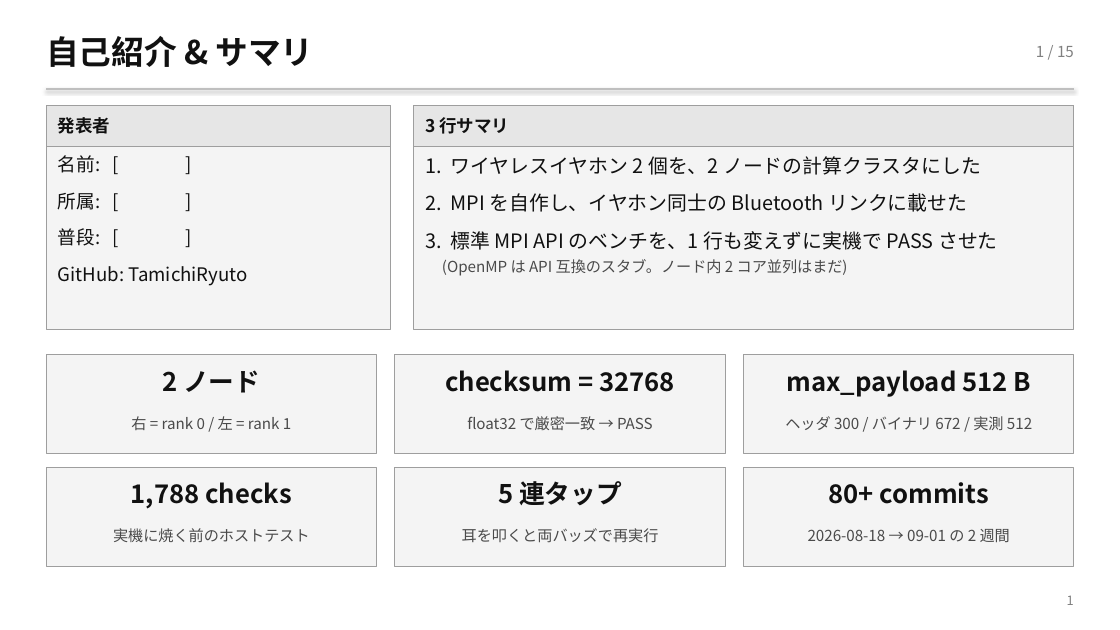
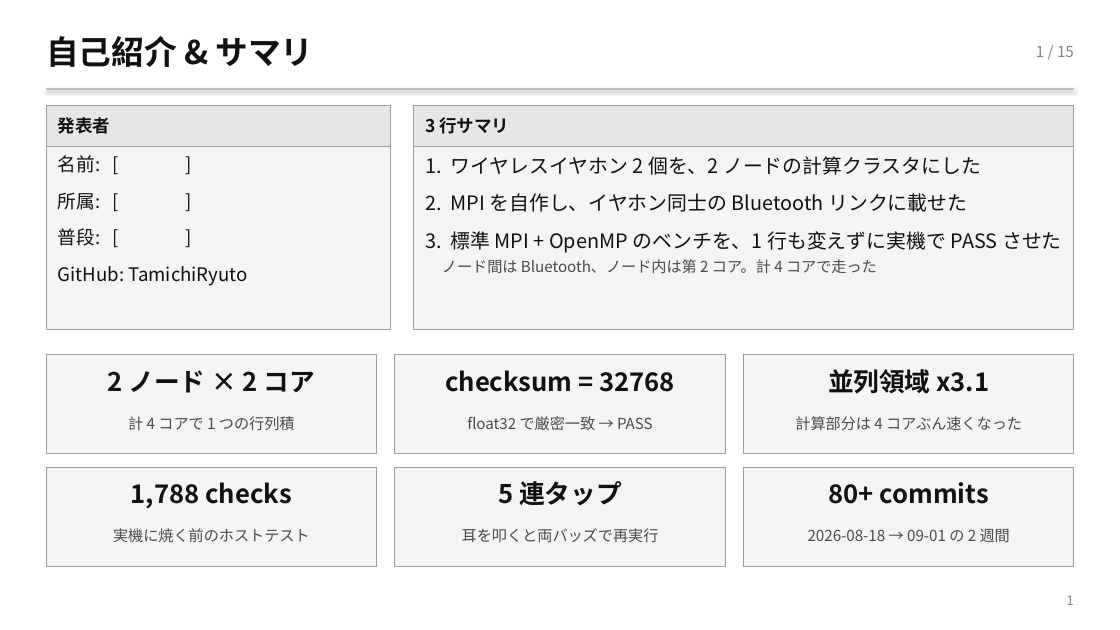
Before and after one commit to TamichiRyuto/pine-buds-cluster, a slide deck: slide 2 of slides/lt-ear-parallel.pptx. Drawn at 1120x630 pixels with LibreOffice and Linux fonts; fonts in the diff are those of the drawing. Boxes give left, top, right and bottom in pixels: in the first picture for what was removed or moved away, otherwise in the second. Text is boxed around its words. In the diff, an @@ line names an element or a change of style, - is before the commit and + after.

```diff
--- a/slides/lt-ear-parallel.pptx
+++ b/slides/lt-ear-parallel.pptx
@@ text at box(425, 231, 1062, 273): text changed @@
-3. 標準 MPI API のベンチを、1 行も変えずに実機で PASS させた
-(OpenMP は API 互換のスタブ。ノード内 2 コア並列はまだ)
+3. 標準 MPI + OpenMP のベンチを、1 行も変えずに実機で PASS させた
+ノード間は Bluetooth、ノード内は第 2 コア。計 4 コアで走った
@@ text at box(108, 370, 315, 393): text changed @@
-2 ノード
+2 ノード × 2 コア
@@ text at box(828, 369, 989, 394): text changed @@
-max_payload 512 B
+並列領域 x3.1
@@ text at box(128, 416, 295, 431): text changed @@
-右 = rank 0 / 左 = rank 1
+計 4 コアで 1 つの行列積
@@ text at box(795, 416, 1022, 430): text changed @@
-ヘッダ 300 / バイナリ 672 / 実測 512
+計算部分は 4 コアぶん速くなった
```
Also in this commit, not shown: 5 other slides changed, 1 slide added, 1 slide removed, 2 other files.
